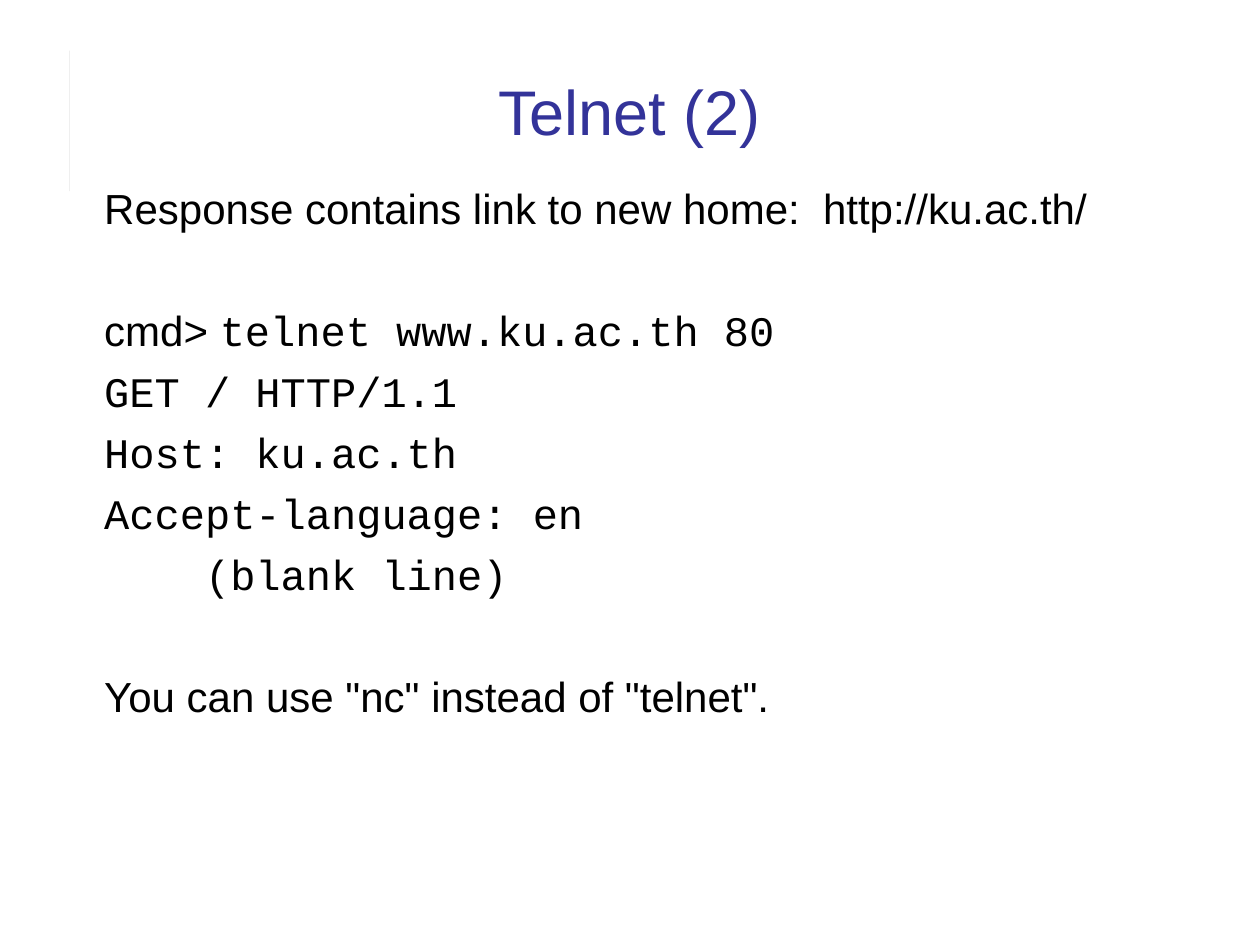
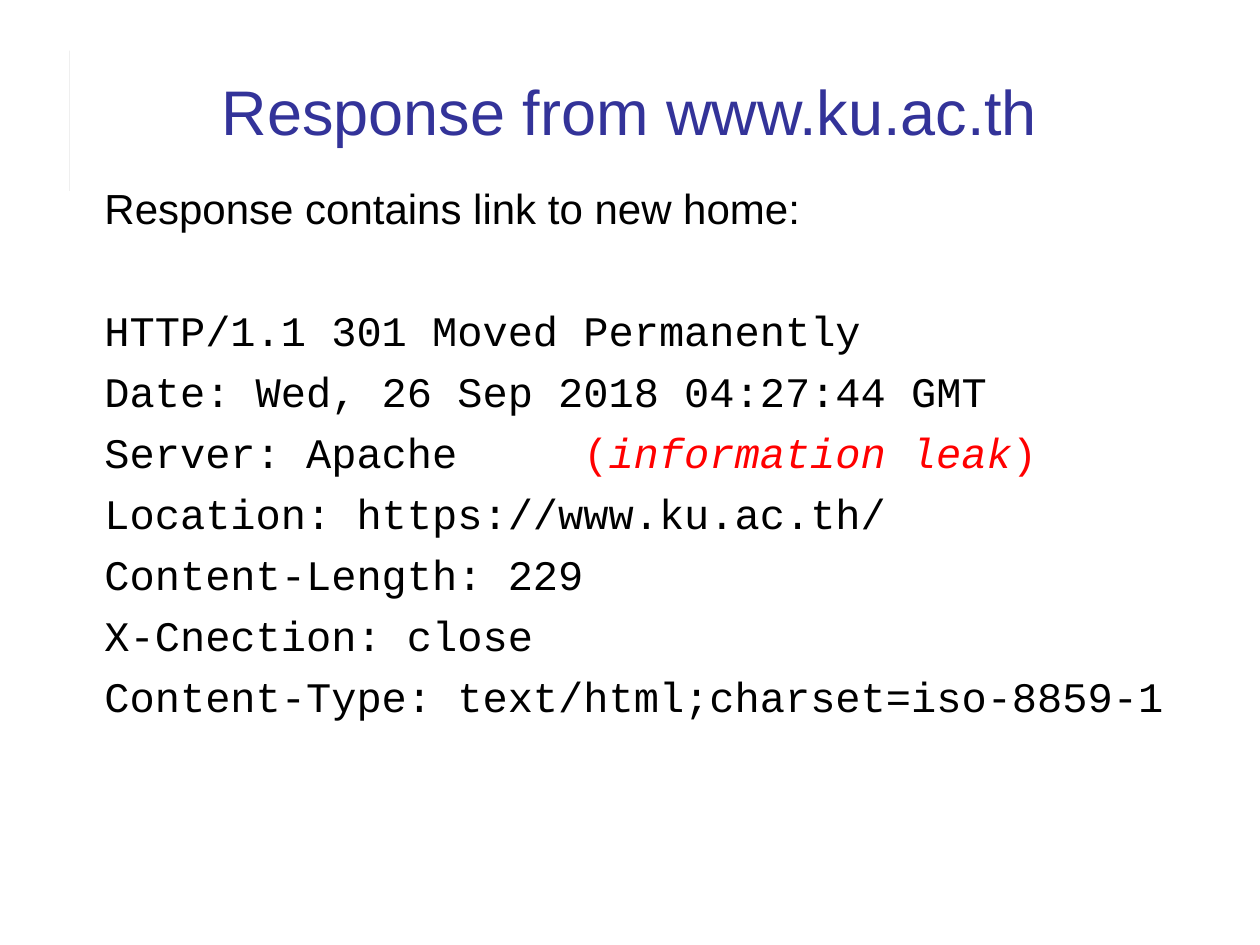
Before and after one commit to cpske/ISP, a slide deck: slide 29 of web/HTTP.ppt. Drawn at 1260x945 pixels with LibreOffice and Linux fonts; fonts in the diff are those of the drawing. Boxes give left, top, right and bottom in pixels: in the first picture for what was removed or moved away, otherwise in the second. Text is boxed around its words. In the diff, an @@ line names an element or a change of style, - is before the commit and + after.

```diff
--- a/web/HTTP.ppt
+++ b/web/HTTP.ppt
@@ title at (222,89,1037,146): text changed @@
-Telnet (2)
+Response from www.ku.ac.th
@@ text at (104,193,1163,721): text changed; font Arial to Courier New @@
-Response contains link to new home: http://ku.ac.th/
-cmd> telnet www.ku.ac.th 80
-GET / HTTP/1.1
-Host: ku.ac.th
-Accept-language: en
-(blank line)
-You can use "nc" instead of "telnet".
+Response contains link to new home:
+HTTP/1.1 301 Moved Permanently
+Date: Wed, 26 Sep 2018 04:27:44 GMT
+Server: Apache (information leak)
+Location: https://www.ku.ac.th/
+Content-Length: 229
+X-Cnection: close
+Content-Type: text/html;charset=iso-8859-1
```
Also in this commit, not shown: 12 other slides changed, 21 other files.
